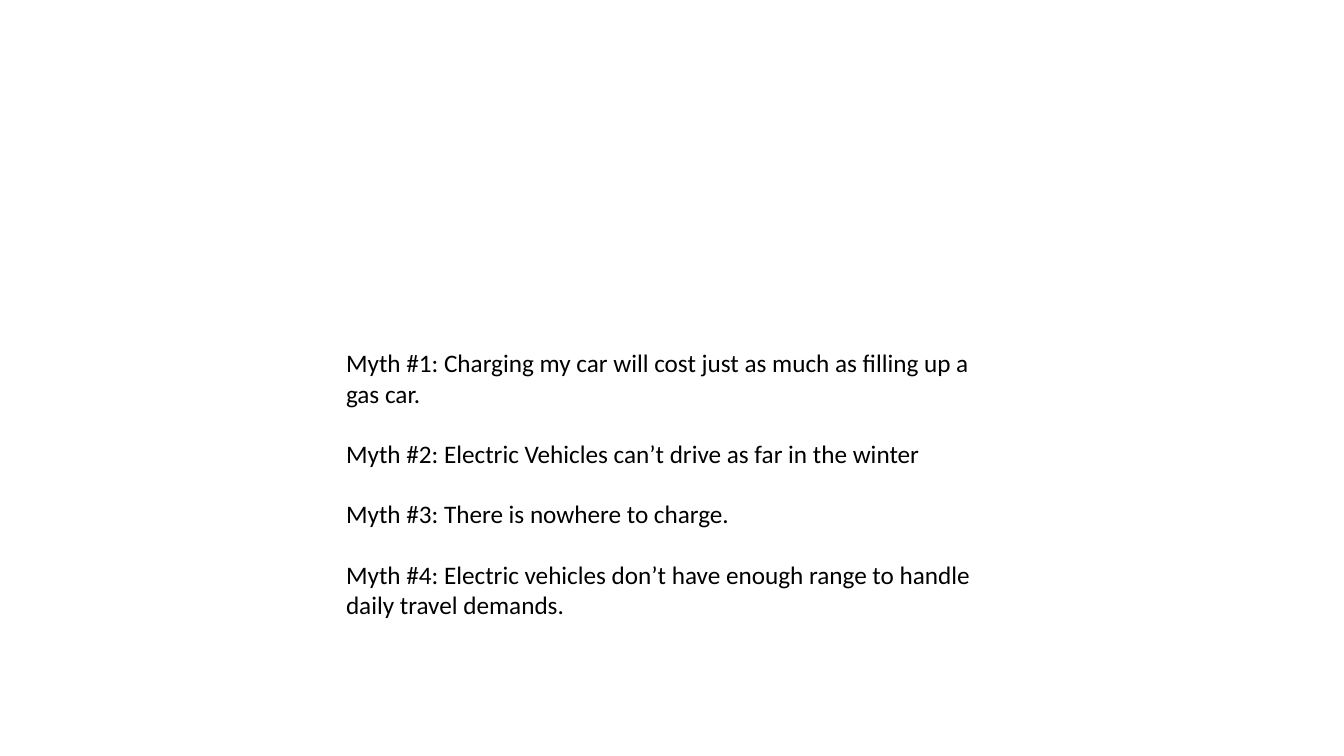
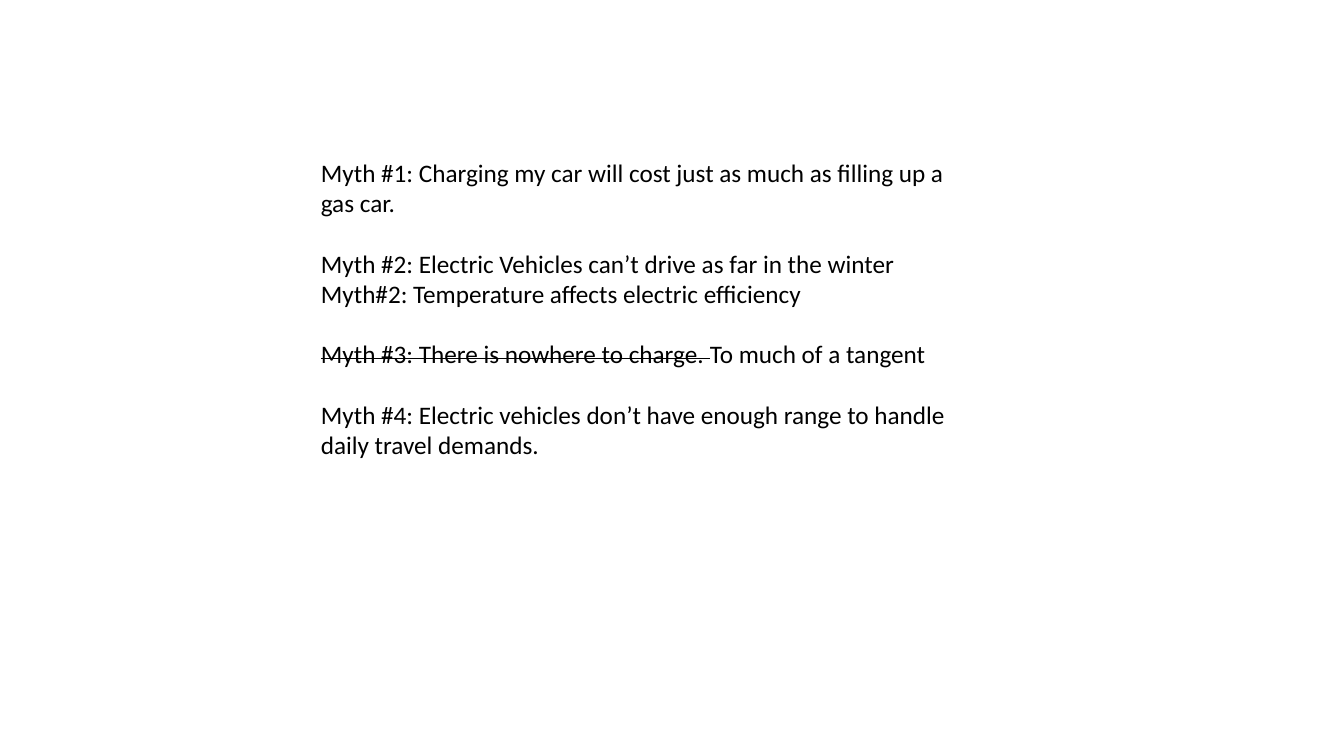
Before and after one commit to schmeeed/python-project-01, a slide deck: slide 3 of presentation /python_project_presentation2.pptx. Drawn at 1344x756 pixels with LibreOffice and Linux fonts; fonts in the diff are those of the drawing. Boxes give left, top, right and bottom in pixels: in the first picture for what was removed or moved away, otherwise in the second. Text is boxed around its words. In the diff, an @@ line names an element or a change of style, - is before the commit and + after.

```diff
--- a/presentation /python_project_presentation2.pptx
+++ b/presentation /python_project_presentation2.pptx
@@ text "Myth #1: Charging my car ...": place and size @@
-text "Myth #1: Charging my car ..." at [346,354,970,618]
+text "Myth #1: Charging my car ..." at [321,164,944,458]
@@ text at [321,285,925,368]: text changed @@
-Myth #3: There is nowhere to charge.
+Myth#2: Temperature affects electric efficiency
+Myth #3: There is nowhere to charge. To much of a tangent
```
Also in this commit, not shown: 2 other files.
